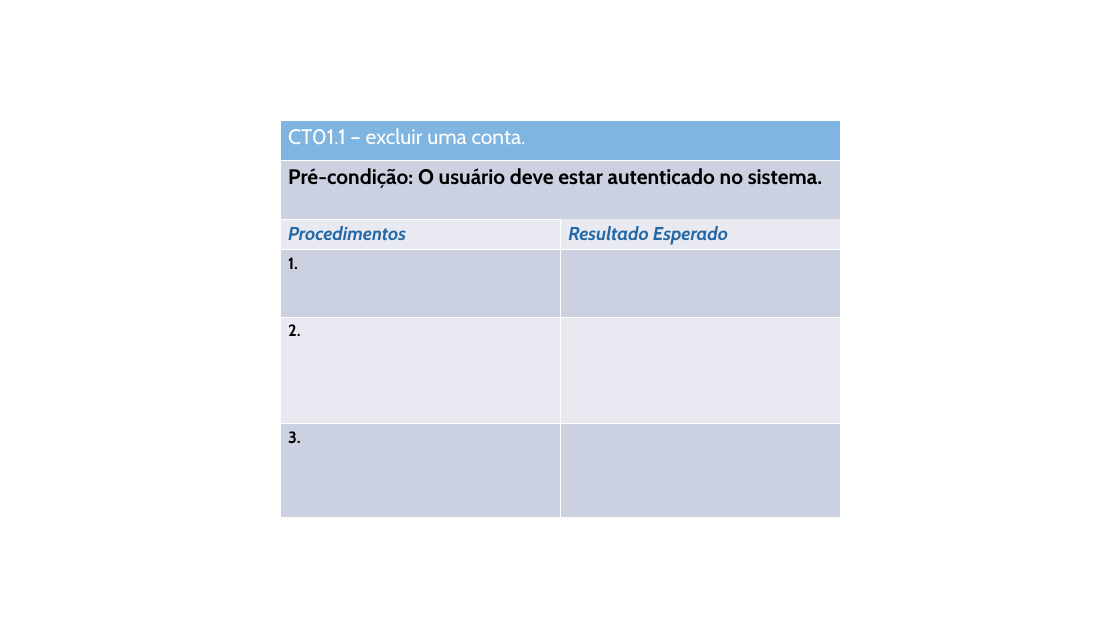
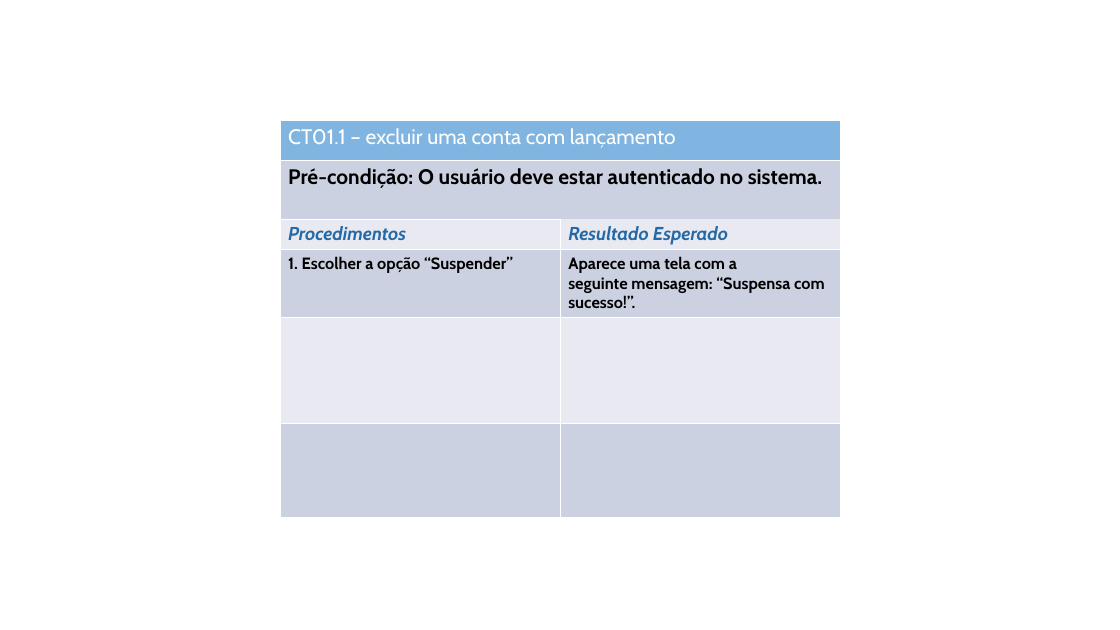
Before and after one commit to evertonschuster/GestaoFinancaPessoal, a slide deck: slide 3 of GestaoFinancaPessoal/GestaoFinancaPessoal/Documentos/525/casos_de_teste01.pptx. Drawn at 1120x630 pixels with LibreOffice and Linux fonts; fonts in the diff are those of the drawing. Boxes give left, top, right and bottom in pixels: in the first picture for what was removed or moved away, otherwise in the second. Text is boxed around its words. In the diff, an @@ line names an element or a change of style, - is before the commit and + after.

```diff
--- a/GestaoFinancaPessoal/GestaoFinancaPessoal/Documentos/525/casos_de_teste01.pptx
+++ b/GestaoFinancaPessoal/GestaoFinancaPessoal/Documentos/525/casos_de_teste01.pptx
@@ table at [280, 120, 840, 517] @@
-row 1, column 1: CT01.1 – excluir uma conta.
+row 1, column 1: CT01.1 – excluir uma conta com lançamento
@@ table added at [280, 250, 840, 518], 3 rows, 2 columns @@
+1. Escolher a opção “Suspender” | Aparece uma tela com a / seguinte mensagem: “Suspensa com sucesso!”.
+ | 
+ | 
```
Also in this commit, not shown: 2 other slides changed, 3 other files.
